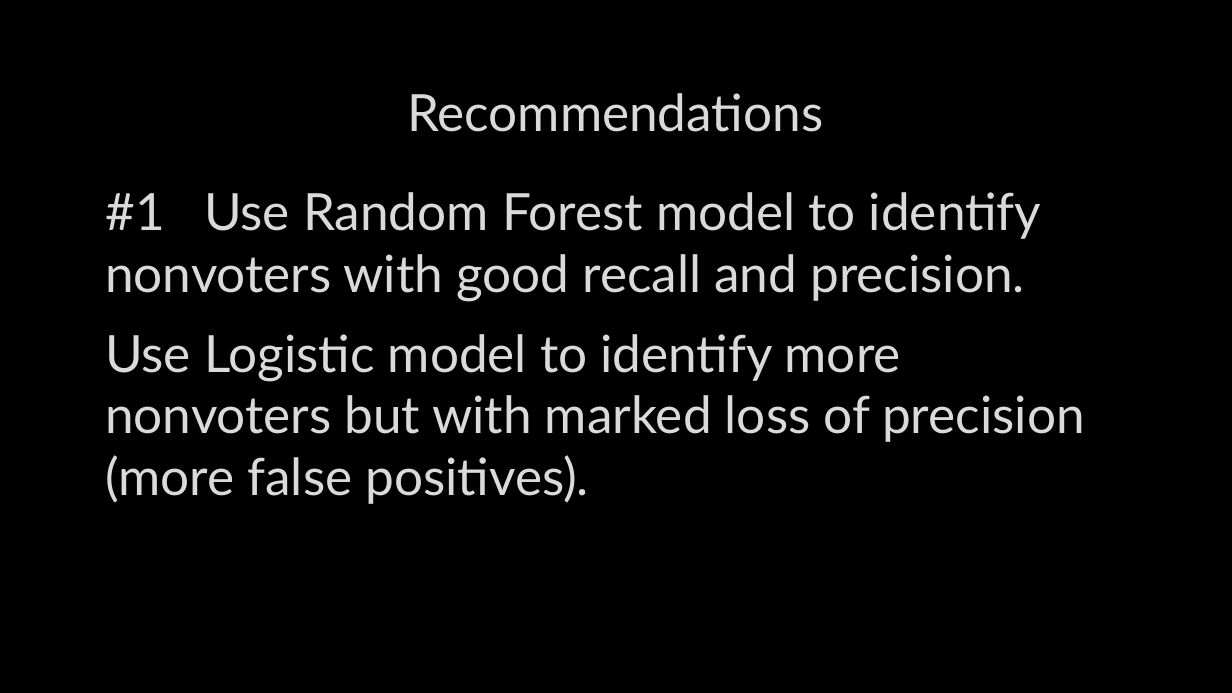
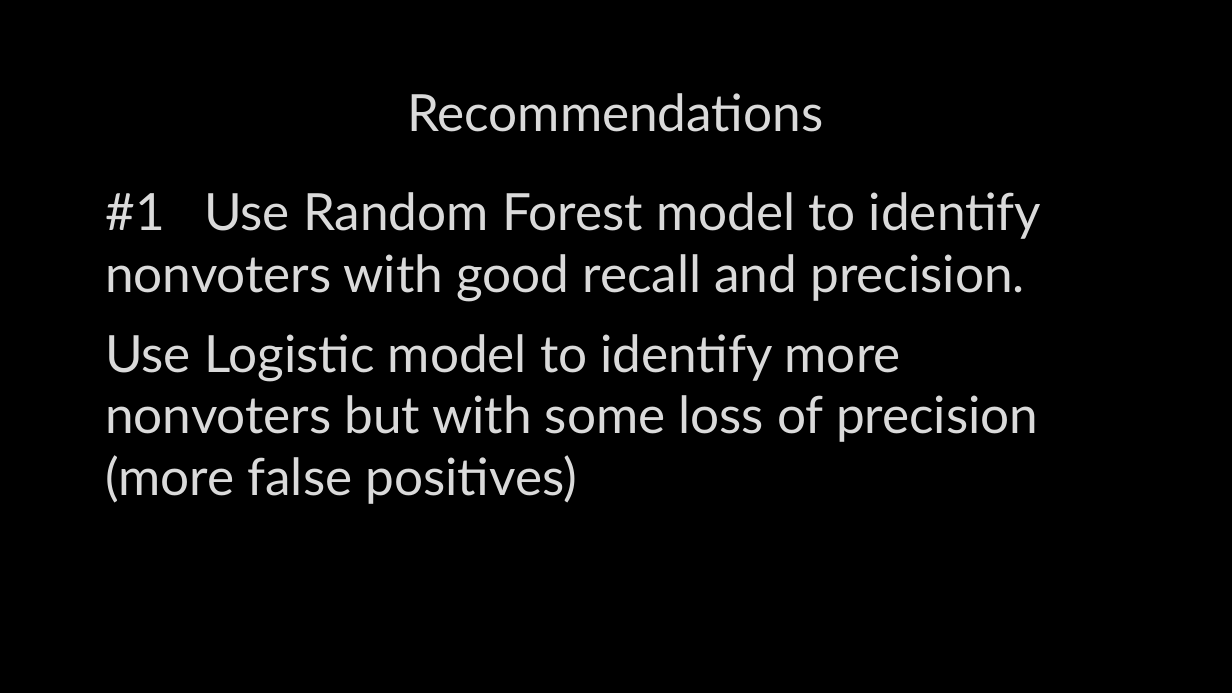
Before and after one commit to drewb8419/nonvoters, a slide deck: slide 23 of Final_Report/Capstone_nonvoters_presentation.pptx (slide 16 before the commit). Drawn at 1232x693 pixels with LibreOffice and Linux fonts; fonts in the diff are those of the drawing; background and template pictures are left out. Boxes give left, top, right and bottom in pixels: in the first picture for what was removed or moved away, otherwise in the second. Text is boxed around its words. In the diff, an @@ line names an element or a change of style, - is before the commit and + after.

```diff
--- a/Final_Report/Capstone_nonvoters_presentation.pptx
+++ b/Final_Report/Capstone_nonvoters_presentation.pptx
@@ text at (105,334,1038,504): text changed @@
-Use Logistic model to identify more nonvoters but with marked loss of precision (more false positives).
+Use Logistic model to identify more nonvoters but with some loss of precision (more false positives)
```
Also in this commit, not shown: 8 other slides changed, 9 slides added, 2 slides removed.
